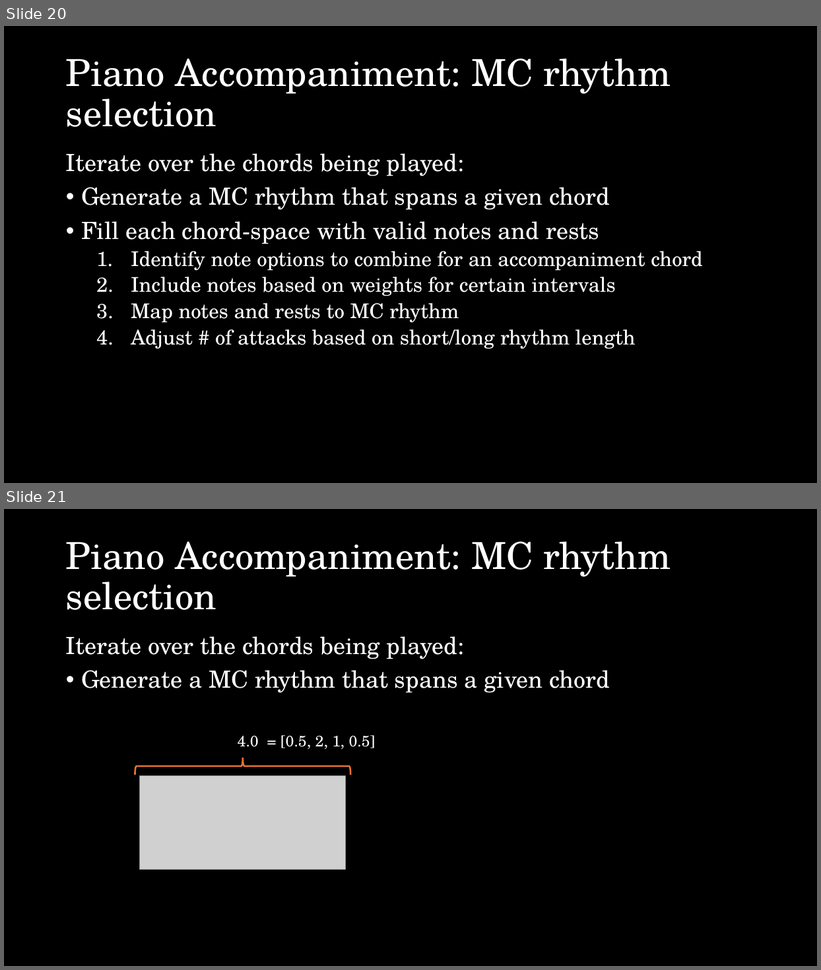
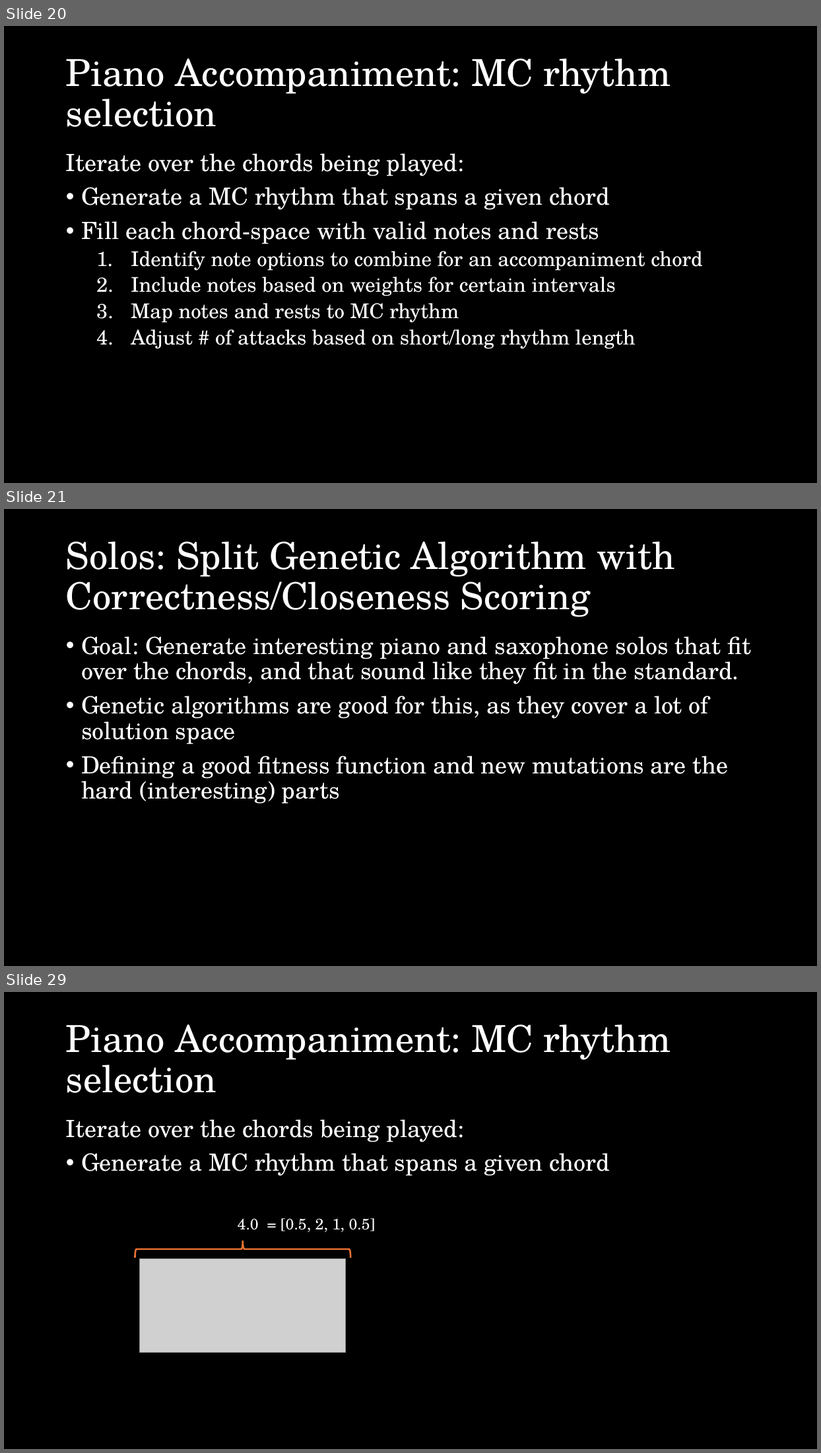
Before and after one commit to esharo02/150Final, a slide deck: CS150 final presentation.pptx. Shown one above the other, each under a label of ours: slides 20 and 21 before the commit, slides 20, 21 and 29 after it; the slides between them are not shown. The pictures are 821x970 and 821x1453 pixels, drawn with LibreOffice and Linux fonts; fonts in the diff are those of the drawing; grey boxes stand for pictures. Boxes give left, top, right and bottom in pixels: in the first picture for what was removed or moved away, otherwise in the second. Text is boxed around its words. In the diff, an @@ line names an element or a change of style, - is before the commit and + after.

```diff
--- a/CS150 final presentation.pptx
+++ b/CS150 final presentation.pptx
@@ slide 21 added at (4, 509, 817, 966), background #000000 @@
@@ title added at (66, 541, 675, 617), 44 pt, text #FFFFFF @@
+Solos: Split Genetic Algorithm with Correctness/Closeness Scoring
@@ text added at (81, 636, 751, 804), 28 pt, text #FFFFFF @@
+• Goal: Generate interesting piano and saxophone solos that fit over the chords, and that sound like they fit in the standard.
+• Genetic algorithms are good for this, as they cover a lot of solution space
+• Defining a good fitness function and new mutations are the hard (interesting) parts
@@ what was slide 21 is now slide 29 @@
```
Also in this commit, not shown: 4 slides changed, 12 other slides added.
